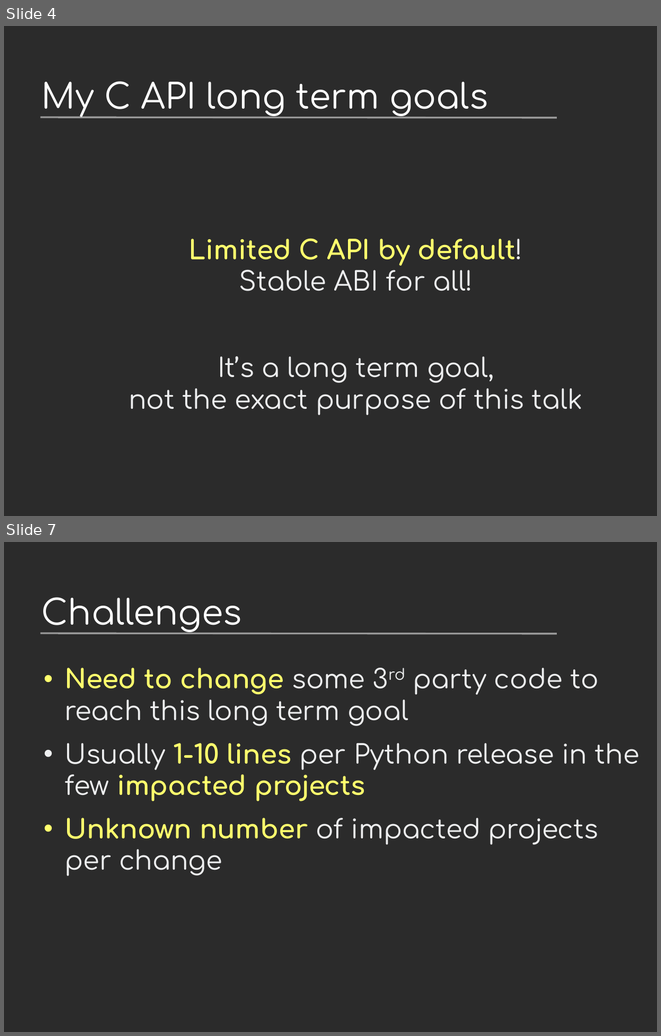
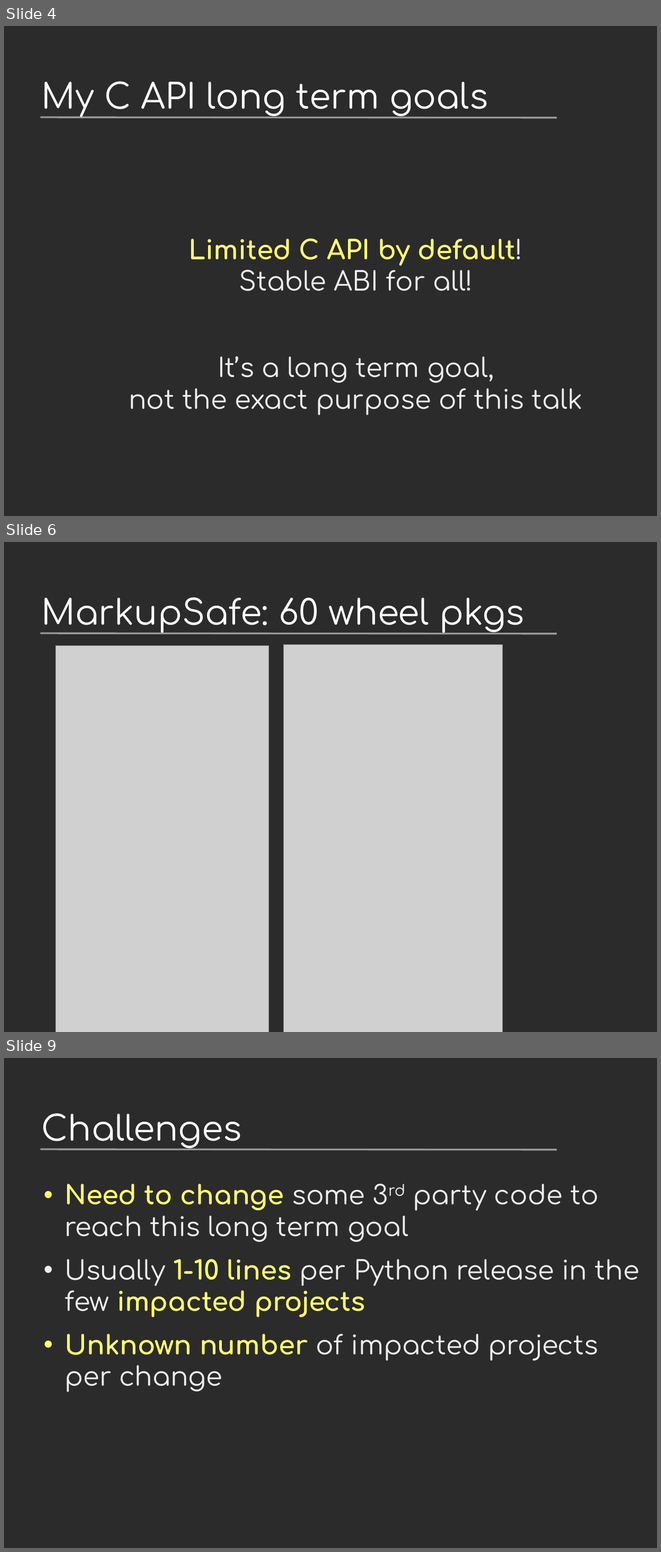
Before and after one commit to vstinner/talks, a slide deck: 2024-EuroPython/c-api.odp. Shown one above the other, each under a label of ours: slides 4 and 7 before the commit, slides 4, 6 and 9 after it; the slides between them are not shown. The pictures are 661x1036 and 661x1552 pixels, drawn with LibreOffice and Linux fonts; fonts in the diff are those of the drawing; grey boxes stand for pictures; background and template pictures are left out; a plain dark background stands for a picture behind light text. Boxes give left, top, right and bottom in pixels: in the first picture for what was removed or moved away, otherwise in the second. Text is boxed around its words. In the diff, an @@ line names an element or a change of style, - is before the commit and + after.

```diff
--- a/2024-EuroPython/c-api.odp
+++ b/2024-EuroPython/c-api.odp
@@ slide 6 added at (4,542,657,1032), background picture (left out); not listed: 1 template element that a slide beside it also shows @@
@@ title added at (42,597,524,633), 42 pt, text #FFFFFF @@
+MarkupSafe: 60 wheel pkgs
@@ picture added at (55,646,269,1032) @@
@@ picture added at (284,644,502,1032) @@
@@ what was slide 7 is now slide 9 @@
```
Also in this commit, not shown: 2 slides changed, 1 other slide added, 1 other file.
